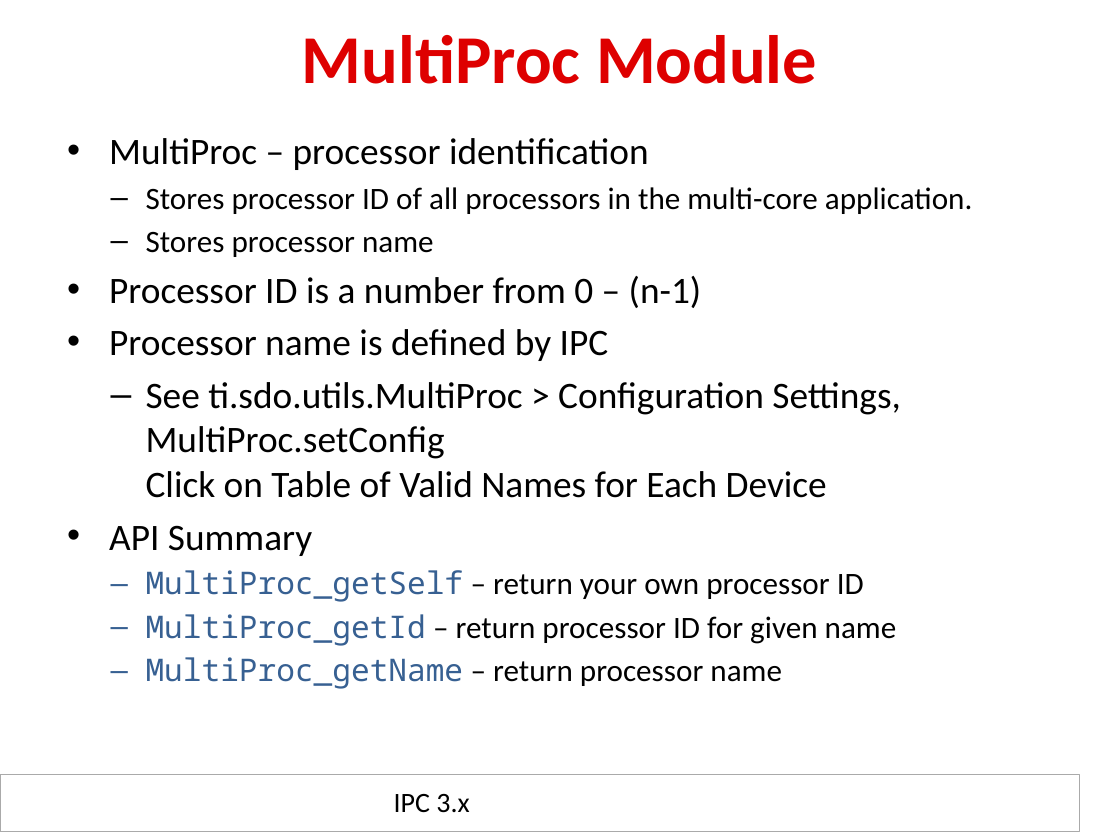
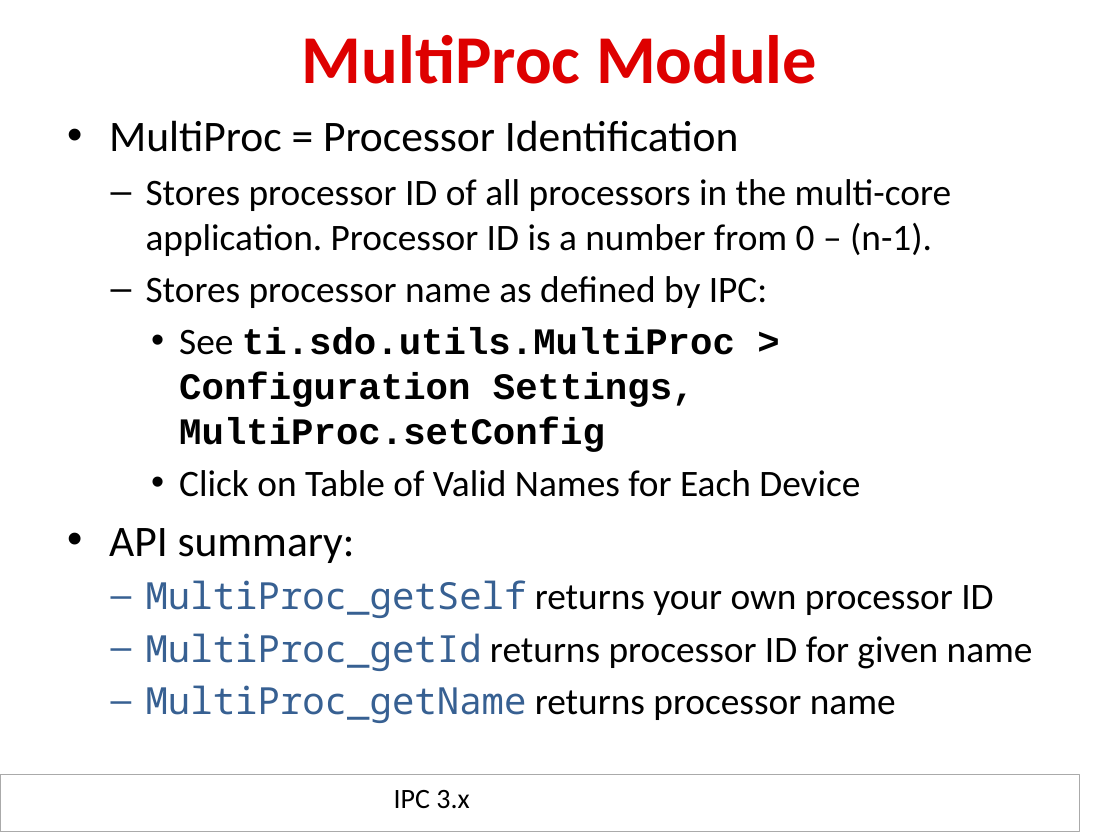
Before and after one commit to hari1989/keystone-workshop, a slide deck: slide 27 of preliminary/ipcForTI_RTOS_Internal.pptx (slide 31 before the commit). Drawn at 1120x840 pixels with LibreOffice and Linux fonts; fonts in the diff are those of the drawing; background and template pictures are left out. Boxes give left, top, right and bottom in pixels: in the first picture for what was removed or moved away, otherwise in the second. Text is boxed around its words. In the diff, an @@ line names an element or a change of style, - is before the commit and + after.

```diff
--- a/preliminary/ipcForTI_RTOS_Internal.pptx
+++ b/preliminary/ipcForTI_RTOS_Internal.pptx
@@ text at bbox=[109, 120, 1033, 723]: text changed @@
-• MultiProc – processor identification
-  – Stores processor ID of all processors in the multi-core application.
-  – Stores processor name
-• Processor ID is a number from 0 – (n-1)
-• Processor name is defined by IPC
-  – See ti.sdo.utils.MultiProc > Configuration Settings, MultiProc.setConfig
-    Click on Table of Valid Names for Each Device
-• API Summary
-  – MultiProc_getSelf – return your own processor ID
-  – MultiProc_getId – return processor ID for given name
-  – MultiProc_getName – return processor name
+• MultiProc = Processor Identification
+  – Stores processor ID of all processors in the multi-core application. Processor ID is a number from 0 – (n-1).
+  – Stores processor name as defined by IPC:
+    • See ti.sdo.utils.MultiProc > Configuration Settings, MultiProc.setConfig
+    • Click on Table of Valid Names for Each Device
+• API summary:
+  – MultiProc_getSelf returns your own processor ID
+  – MultiProc_getId returns processor ID for given name
+  – MultiProc_getName returns processor name
@@ text "IPC 3.x": place and size @@
-text "IPC 3.x" at bbox=[394, 794, 469, 813]
+text "IPC 3.x" at bbox=[394, 790, 469, 809]
```
Also in this commit, not shown: 36 other slides changed, 1 slide added, 6 slides removed.
